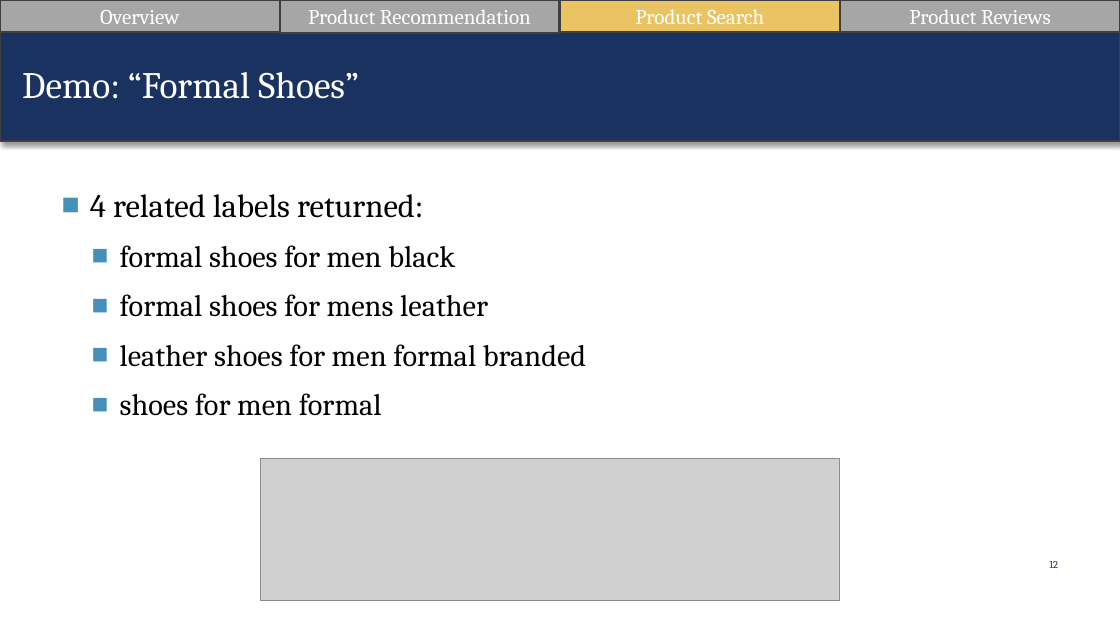
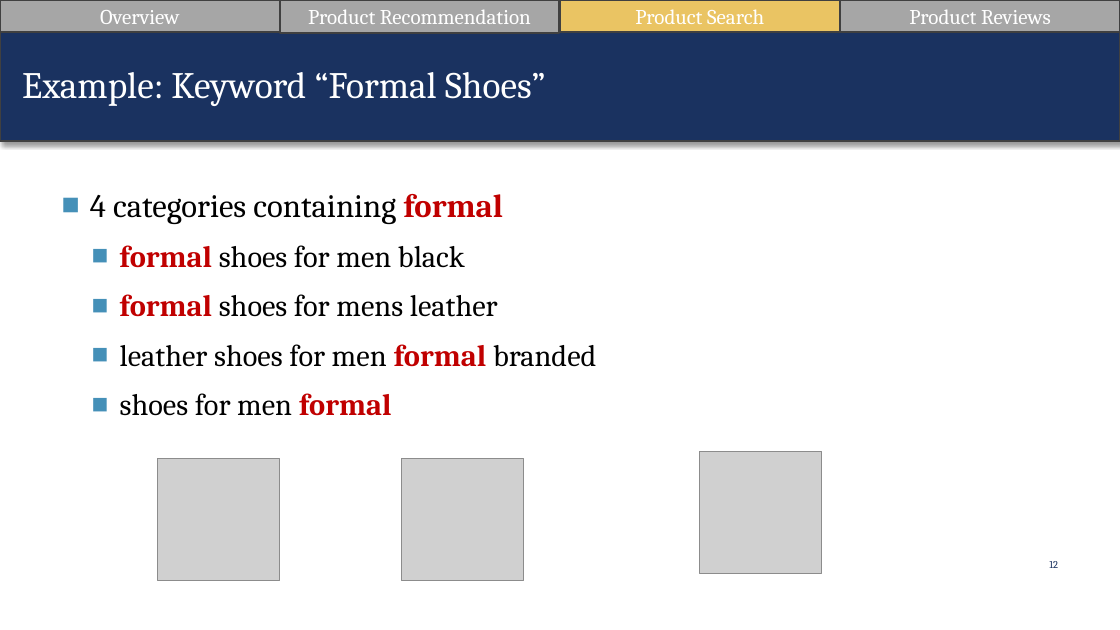
Before and after one commit to suesuyeonlim/final_project, a slide deck: slide 12 of Presentation.pptx. Drawn at 1120x630 pixels with LibreOffice and Linux fonts; fonts in the diff are those of the drawing; grey boxes stand for pictures. Boxes give left, top, right and bottom in pixels: in the first picture for what was removed or moved away, otherwise in the second. Text is boxed around its words. In the diff, an @@ line names an element or a change of style, - is before the commit and + after.

```diff
--- a/Presentation.pptx
+++ b/Presentation.pptx
@@ text at (22,72,546,106): text changed @@
-Demo: “Formal Shoes”
+Example: Keyword “Formal Shoes”
@@ text at (90,194,503,224): text changed @@
-■ 4 related labels returned:
+■ 4 categories containing formal
@@ text at (120,245,596,416): text colour #000000 to #C00000, bold on in "formal", "formal", "formal", "formal" @@
@@ picture added at (158,459,280,581) @@
@@ picture removed at (260,459,840,601) @@
@@ picture added at (402,459,523,581) @@
@@ picture added at (700,451,822,573) @@
```
Also in this commit, not shown: 9 other slides changed, 1 other file.
